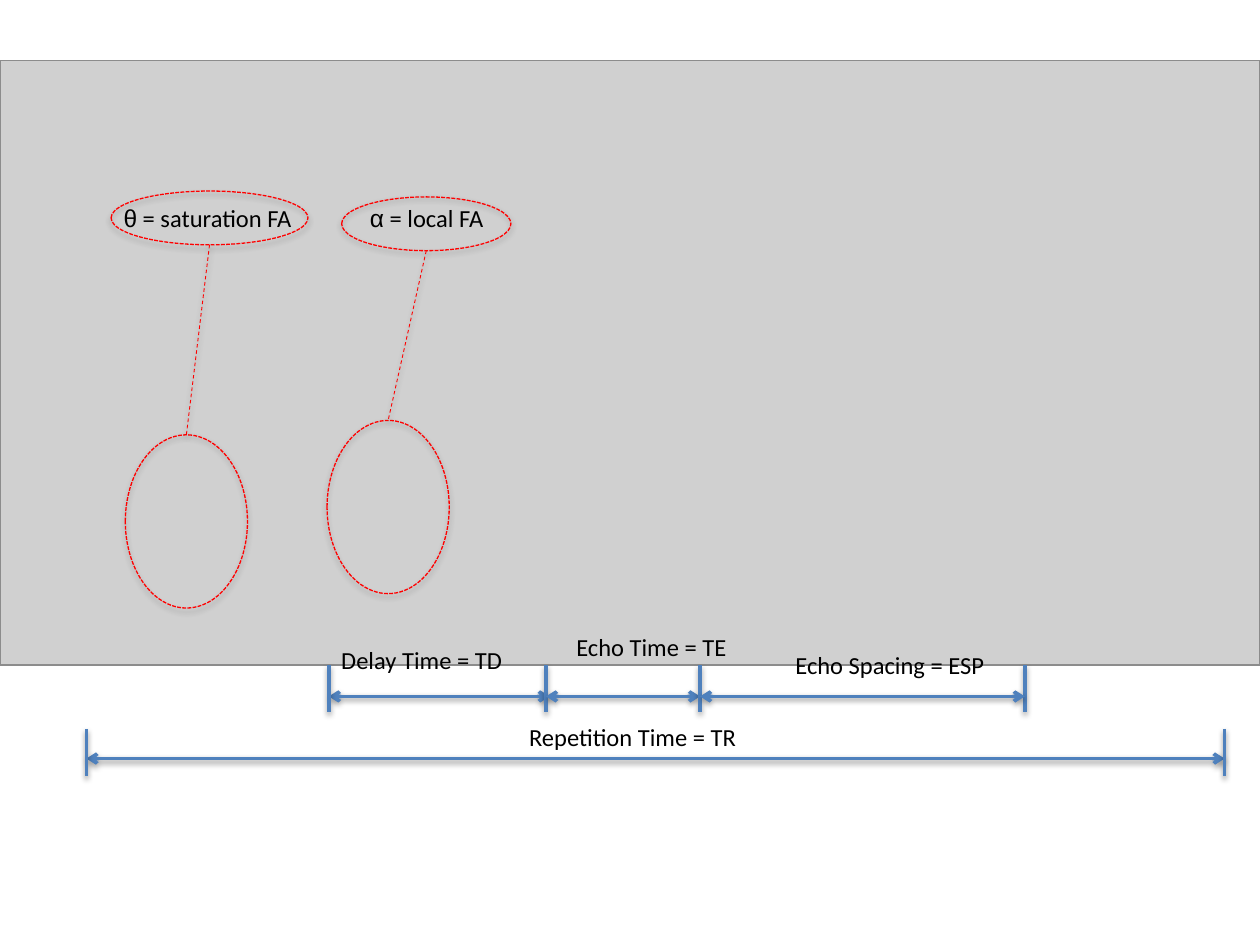
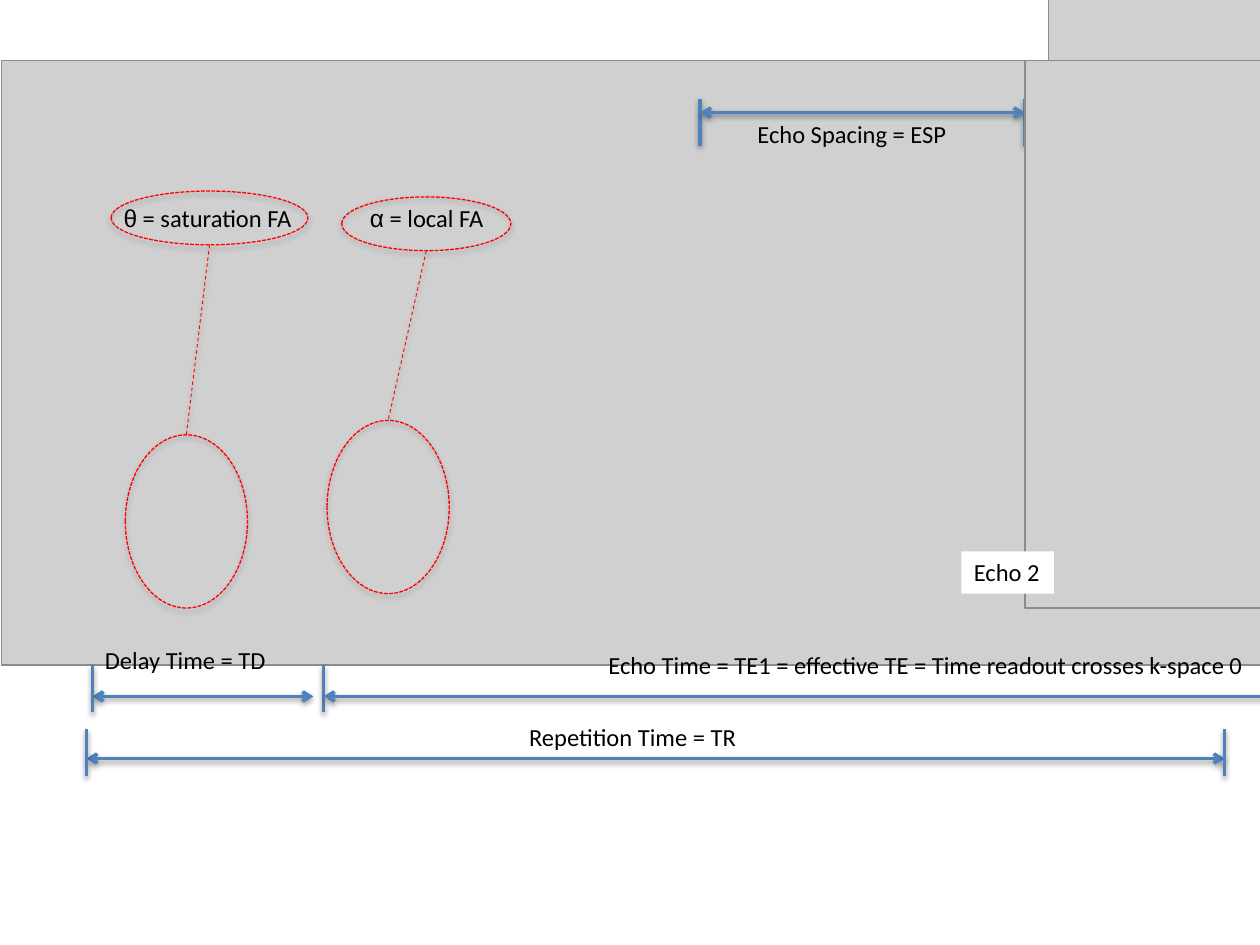
Before and after one commit to ImageGuidedTherapyLab/SyntheticMR, a slide deck: slide 1 of pdffig/figures.pptx. Drawn at 1260x945 pixels with LibreOffice and Linux fonts; fonts in the diff are those of the drawing; grey boxes stand for pictures; background and template pictures are left out. Boxes give left, top, right and bottom in pixels: in the first picture for what was removed or moved away, otherwise in the second. Text is boxed around its words. In the diff, an @@ line names an element or a change of style, - is before the commit and + after.

```diff
--- a/pdffig/figures.pptx
+++ b/pdffig/figures.pptx
@@ picture added at (1048,0,1260,82) @@
@@ picture added at (1024,60,1260,609) @@
@@ double arrow moved from (701, 697) - (1024, 697) to (701, 112) - (1024, 112) @@
@@ line moved from (701, 665) - (701, 712) to (701, 98) - (701, 146) @@
@@ text "Echo Spacing = ESP": place and size @@
-text "Echo Spacing = ESP" at (795,657,984,680)
+text "Echo Spacing = ESP" at (757,126,946,147)
@@ line moved from (1024, 665) - (1024, 712) to (1024, 98) - (1024, 146) @@
@@ rectangle added at (961,552,1053,595), fill #FFFFFF, 14 pt, text #000000 @@
+Echo 2
@@ text at (608,657,1241,680): text changed @@
-Echo Time = TE
+Echo Time = TE1 = effective TE = Time readout crosses k-space 0
@@ line moved from (546, 665) - (546, 712) to (324, 665) - (324, 712) @@
@@ 1 text, 1 line, 1 double arrow: place and size @@
-1 text, 1 line, 1 double arrow at (329,652,549,712)
+1 text, 1 line, 1 double arrow at (92,652,314,712)
@@ double arrow moved from (546, 697) - (701, 697) to (324, 697) - (1260, 697) @@
```
Also in this commit, not shown: 17 other files.
